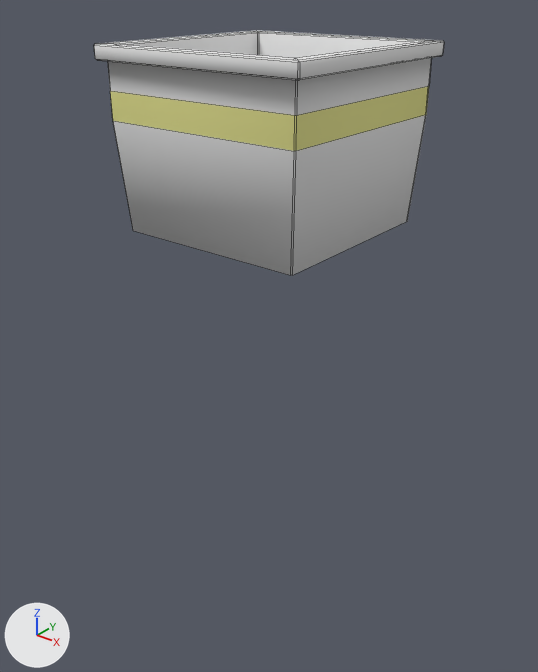
An edit to the Blender file AirportScanner/Assets/BlendFiles/bin01.blend, drawn before and after from the same camera.
Camera for both pictures: a camera (50 mm lens) standing at (425.0, -537.0, 115.0) and looking at (-2.0, -3.0, -216.0). Every picture has the same lights, and +X, +Y and +Z are marked at lower left. Mesh edges are drawn as thin lines.
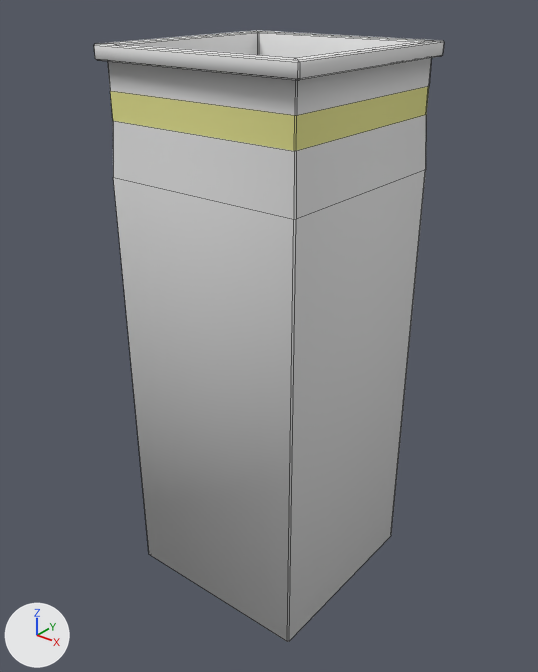
Edits to the bpy script that builds the scene:
```text
Change me_cube:
    used by ob_cube; location = (0.0, 0.0, 0.0)
    remove me_cube.from_pydata(...)  # 88 vertices, 86 faces; spans x -107.0..107.0, y -107.0..107.0, z -100.0..63.0
    add me_cube.from_pydata(...)  # 96 vertices, 100 faces; spans x -107.0..107.0, y -107.0..107.0, z -489.0..63.0
    me_cube part 1
    16 vertices are removed from x -93.0..93.0, y -93.0..93.0, z -100.0..-97.0
    18 faces are deleted
    24 vertices are added at x -103.0..103.0, y -103.0..103.0, z -489.0..-50.0
    32 new faces join them, mat_binmat01 (white #e7e7e7)
```

What differs and where, as boxes [x1, y1, x2, y2] in the pictures (538 x 672 px):
'Cube', reshaped (149% taller)
    before: [94, 30, 444, 275]
    after: [94, 30, 444, 642]
part 1 of me_cube, built on
    before: [113, 115, 426, 275]
    after: [113, 115, 426, 642]
